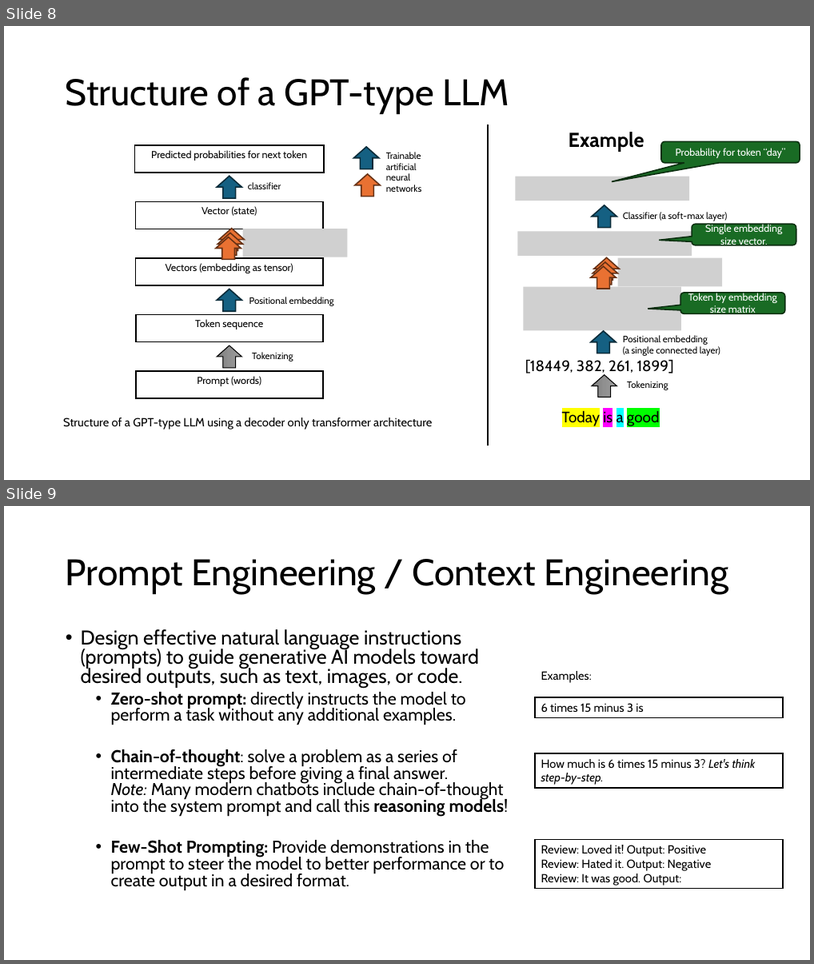
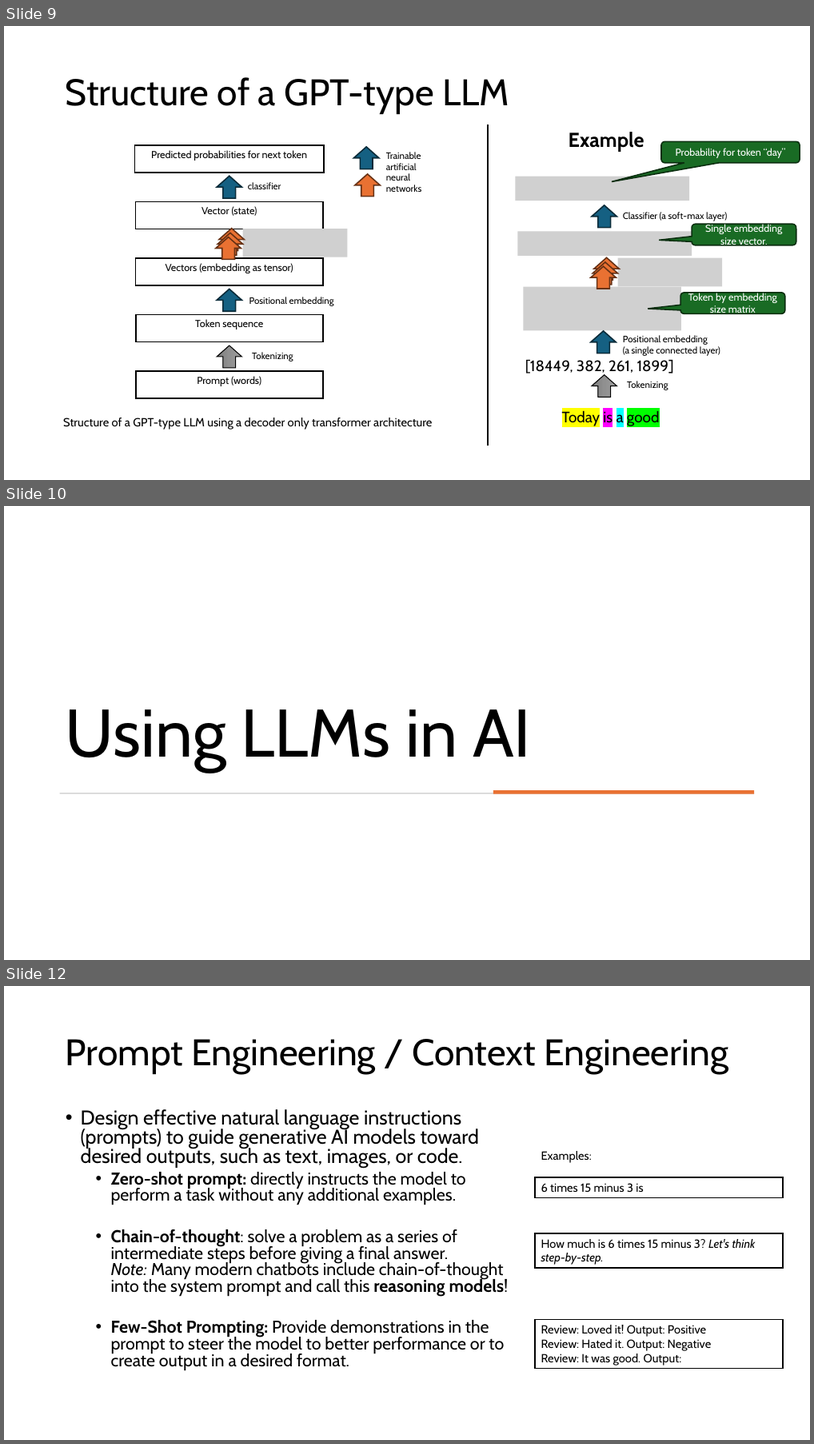
Before and after one commit to kunleola/CS7320, a slide deck: slides/discussion/07_LLM_discussion.pptx. Shown one above the other, each under a label of ours: slides 8 and 9 before the commit, slides 9, 10 and 12 after it; the slides between them are not shown. The pictures are 814x964 and 814x1444 pixels, drawn with LibreOffice and Linux fonts; fonts in the diff are those of the drawing; grey boxes stand for pictures. Boxes give left, top, right and bottom in pixels: in the first picture for what was removed or moved away, otherwise in the second. Text is boxed around its words. In the diff, an @@ line names an element or a change of style, - is before the commit and + after.

```diff
--- a/slides/discussion/07_LLM_discussion.pptx
+++ b/slides/discussion/07_LLM_discussion.pptx
@@ slide 10 added at box(4, 506, 810, 960), background #FFFFFF @@
@@ title added at box(66, 709, 531, 772), 80 pt, text #000000 @@
+Using LLMs in AI
@@ rectangle added at box(60, 792, 754, 794), fill #D5D5D5 @@
@@ rectangle added at box(494, 790, 754, 794), fill #E97132 @@
@@ what was slide 8 is now slide 9 @@
@@ what was slide 9 is now slide 12 @@
```
Also in this commit, not shown: 3 slides changed, 5 other slides added, 1 slide removed, 10 other files.
